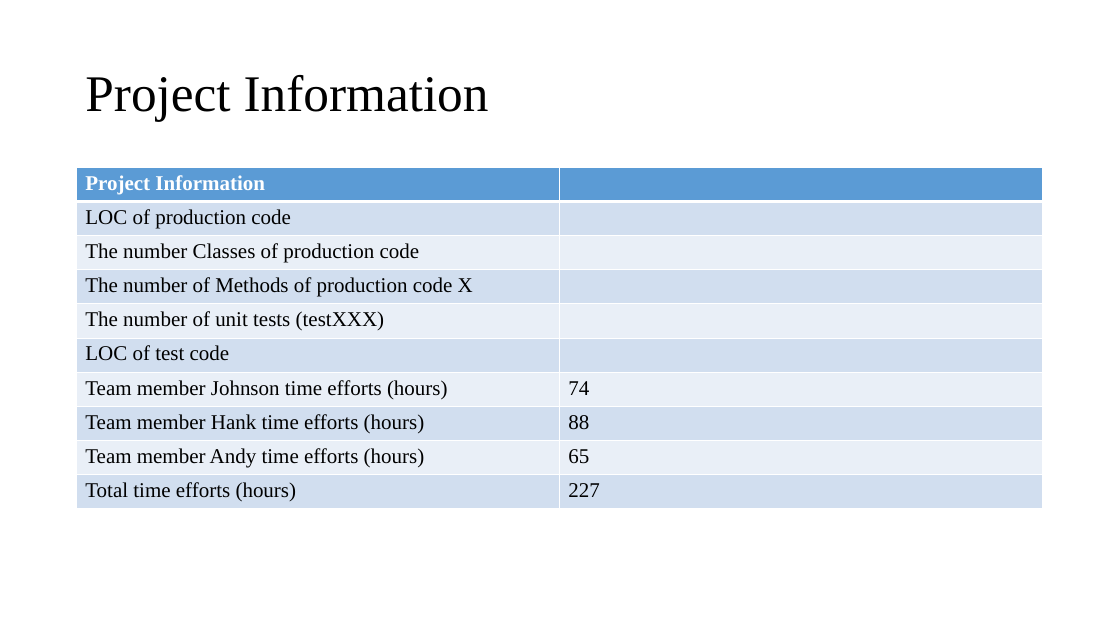
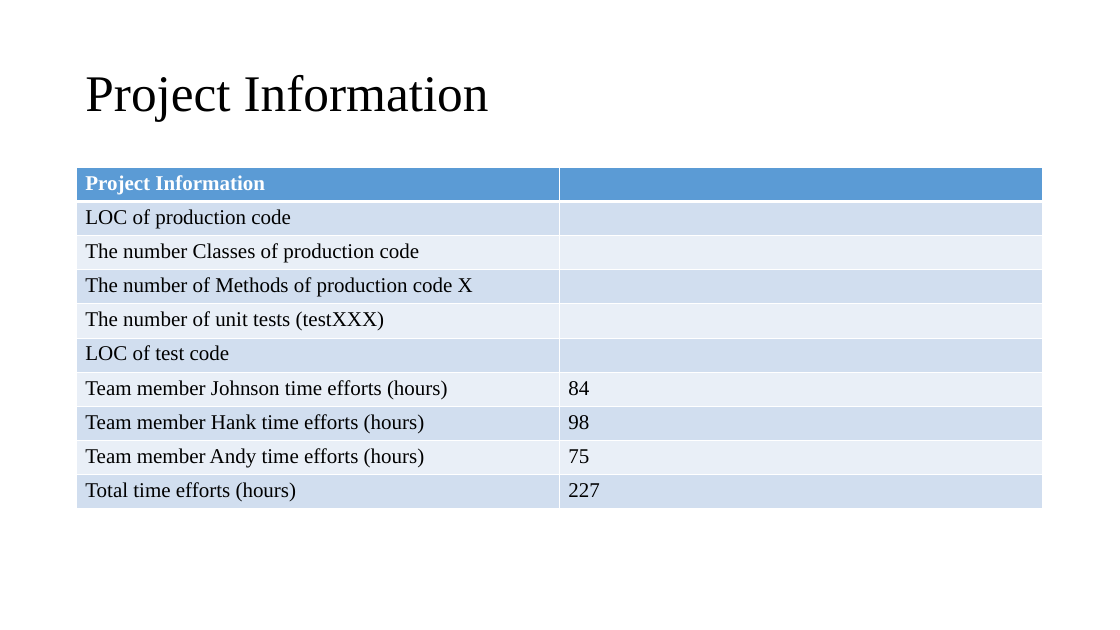
Before and after one commit to HankTwZhong/OOAD, a slide deck: slide 6 of OOAD_期中報告.pptx. Drawn at 1120x630 pixels with LibreOffice and Linux fonts; fonts in the diff are those of the drawing. Boxes give left, top, right and bottom in pixels: in the first picture for what was removed or moved away, otherwise in the second. Text is boxed around its words. In the diff, an @@ line names an element or a change of style, - is before the commit and + after.

```diff
--- a/OOAD_期中報告.pptx
+++ b/OOAD_期中報告.pptx
@@ table at (77, 168, 1044, 509) @@
-row 7, column 2: 74
+row 7, column 2: 84
-row 8, column 2: 88
+row 8, column 2: 98
-row 9, column 2: 65
+row 9, column 2: 75
```
Also in this commit, not shown: 19 other files.
